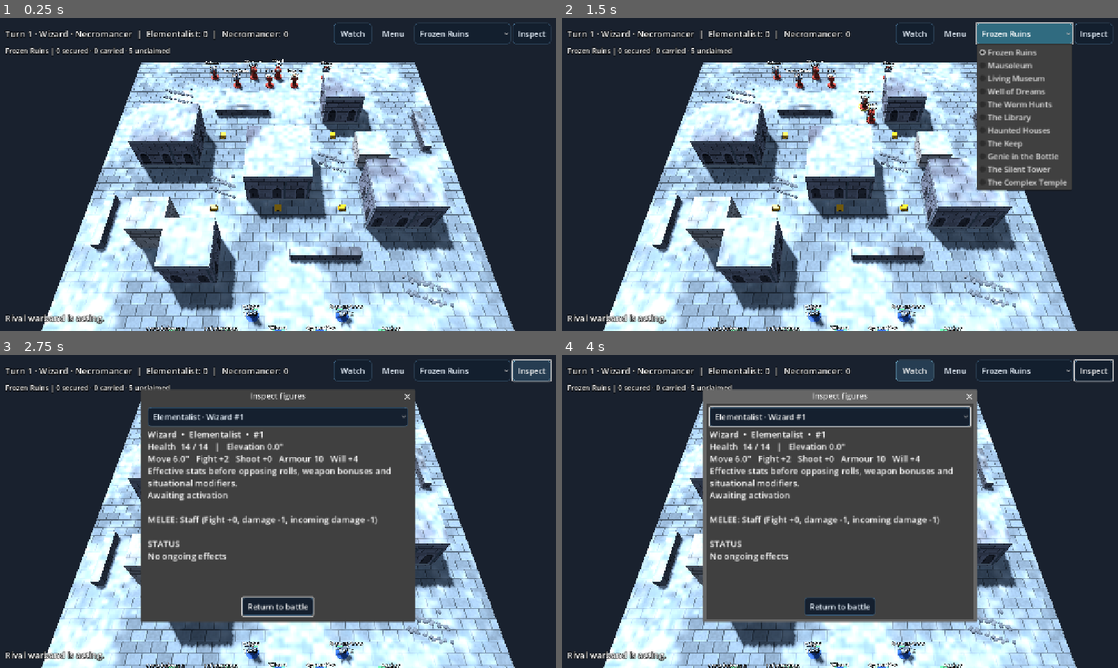
Above: before the commit, frames 1-4 (two rows, left to right).
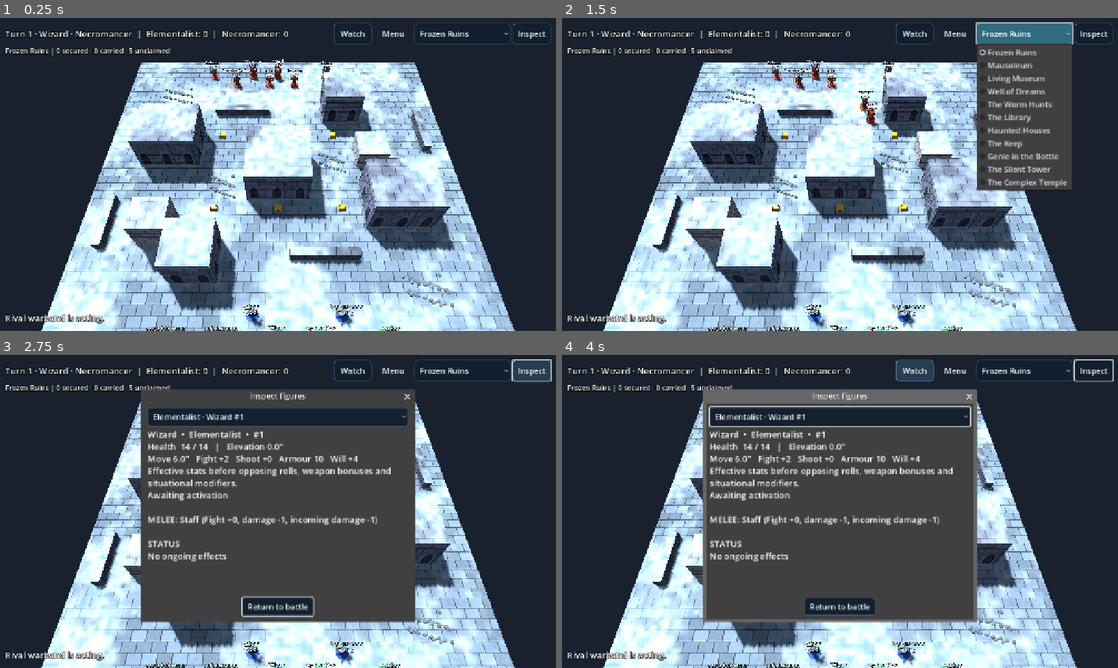
Above: after the commit, the same moments.

Repository: drag0nblad3/Frostgame
Game: Godot game, scene res://scenes/main.tscn
Two runs of this game, one before a commit and one after it. Both use one fixed random seed, a clock stepped at 60 frames per second and the inputs below.
Inputs:
- Up to frame 1 (0.25 s): no input
- Up to frame 2 (1.5 s): click "Watch" at 0.5 s; click "Frozen Ruins" at 1.25 s
- Up to frame 3 (2.75 s): click "Inspect" at 2 s
- Up to frame 4 (4 s): click "Elementalist · Wizard #1" at 2.75 s; click "Watch" at 3.5 s

The runs differ from the first frame. In frame 1, 0.2% of the frame differs, in the area x 37-71%, y 14-100%; in frame 2, 0.2%, in the area x 37-71%, y 15-100%; in frame 3, less than 0.1%; in frame 4, less than 0.1%.

Commit message:
Refine painted miniature silhouettes with folded cloaks, tapered limbs and sculpted weapon detail

Diff:
--- /dev/null
+++ b/src/view/cloth_sculpt.gd
@@ -0,0 +1,49 @@
+class_name ClothSculpt
+extends RefCounted
+## Folded cloth geometry. Each garment is one low-poly mesh instead of flat plates.
+
+
+static func cape(root: Node3D, color: Color, length: float, width: float = 0.35) -> void:
+	var surface := SurfaceTool.new()
+	surface.begin(Mesh.PRIMITIVE_TRIANGLES)
+	var points: Array[Vector3] = []
+	const FOLDS := 8
+	for j in 4:
+		var t := float(j) / 3.0
+		for i in FOLDS + 1:
+			var u := float(i) / float(FOLDS) * 2.0 - 1.0
+			var w := lerpf(0.22, width, t)
+			var y := 1.13 - length * t + 0.025 * sin(i * 2.2) * t
+			var z := 0.16 + 0.17 * t + 0.04 * cos(i * PI) * (0.45 + t) - 0.09 * u * u
+			points.append(Vector3(u * w, y, z))
+	for j in 3:
+		for i in FOLDS:
+			var a := j * (FOLDS + 1) + i
+			var b := a + FOLDS + 1
+			for k: int in [a, b, a + 1, a + 1, b, b + 1]:
+				surface.add_vertex(points[k])
+	surface.generate_normals()
+	var mesh := MiniatureFactory.mesh(root, surface.commit(), Vector3.ZERO, color)
+	var mat: StandardMaterial3D = mesh.material_override
+	mat.cull_mode = BaseMaterial3D.CULL_DISABLED
+	# Embroidered clasp and paired shoulders.
+	for x: float in [-0.16, 0.16]:
+		MiniatureFactory.sphere(root, Vector3(x, 1.14, -0.13), Vector3.ONE * 0.10, Color(0.76, 0.59, 0.27))
+
+
+static func robe(root: Node3D, color: Color) -> void:
+	var skirt := MiniatureFactory.cylinder(root, Vector3(0, 0.55, 0.0), 0.23, 0.37, 0.83, color)
+	skirt.scale.z = 0.75
+	for i in 10:
+		var angle := TAU * i / 10.0
+		var top := Vector3(cos(angle) * 0.21, 0.90, sin(angle) * 0.16)
+		var hem := Vector3(cos(angle) * 0.34, 0.17, sin(angle) * 0.25)
+		CreatureSculpt.limb(root, top, hem, 0.025, color.lightened(0.16), 0.6)
+	var trim := MiniatureFactory.cylinder(root, Vector3(0, 0.17, 0), 0.362, 0.37, 0.055, Color(0.69, 0.54, 0.29))
+	trim.scale.z = 0.75
+
+
+static func hood(root: Node3D, color: Color) -> void:
+	MiniatureFactory.sphere(root, Vector3(0, 1.37, 0.055), Vector3(0.45, 0.47, 0.43), color)
+	var collar := MiniatureFactory.cylinder(root, Vector3(0, 1.14, 0.01), 0.18, 0.27, 0.17, color.lightened(0.08))
+	collar.scale.z = 0.82
--- a/src/view/miniature_factory.gd
+++ b/src/view/miniature_factory.gd
@@ -32,19 +32,27 @@
 		var coat := Color(0.29, 0.38, 0.45) if undead else faction.darkened(0.30)
 		var metal := f.def.armour >= 11 and not caster
 		for x: float in [-0.13, 0.13]:
-			box(model, Vector3(x, 0.25, 0), Vector3(0.19, 0.35, 0.22), LEATHER)
-			box(model, Vector3(x, 0.10, -0.045), Vector3(0.21, 0.17, 0.30), LEATHER.darkened(0.25))
-		cylinder(model, Vector3(0, 0.57, 0), 0.22, 0.34 if caster else 0.25, 0.55, coat)
-		box(model, Vector3(0, 0.93, 0), Vector3(0.48, 0.46, 0.32), IRON if metal else coat)
+			CreatureSculpt.limb(model, Vector3(x * 0.86, 0.58, 0), Vector3(x * 1.14, 0.17, 0.035), 0.105, LEATHER, 0.81)
+			sphere(model, Vector3(x * 1.14, 0.10, -0.06), Vector3(0.21, 0.19, 0.33), LEATHER.darkened(0.25))
+		if caster:
+			ClothSculpt.robe(model, coat)
+		else:
+			cylinder(model, Vector3(0, 0.57, 0), 0.22, 0.25, 0.55, coat).scale.z = 0.78
+		sphere(model, Vector3(0, 0.93, 0), Vector3(0.53, 0.54, 0.37), IRON if metal else coat)
 		box(model, Vector3(0, 0.72, -0.18), Vector3(0.50, 0.085, 0.09), LEATHER)
 		for x: float in [-0.30, 0.30]:
-			box(model, Vector3(x, 0.92, 0), Vector3(0.16, 0.36, 0.18), IRON if metal else coat)
-			sphere(model, Vector3(x, 0.75, -0.07), Vector3.ONE * 0.14, skin)
+			CreatureSculpt.limb(model, Vector3(x * 0.86, 1.12, 0), Vector3(x * 1.14, 0.94, 0.015), 0.105, IRON if metal else coat)
+			CreatureSculpt.limb(model, Vector3(x * 1.14, 0.94, 0.015), Vector3(x * 1.20, 0.77, -0.09), 0.09, IRON if metal else coat)
+			sphere(model, Vector3(x * 1.20, 0.75, -0.09), Vector3.ONE * 0.15, skin)
 		sphere(model, Vector3(0, 1.30, -0.015), Vector3(0.32, 0.38, 0.31), skin)
 		if caster:
-			cylinder(model, Vector3(0, 1.50, 0), 0.10, 0.24, 0.26, faction.darkened(0.40))
-			cylinder(model, Vector3(0, 1.42, 0), 0.31, 0.31, 0.055, faction.darkened(0.35))
-			box(model, Vector3(0, 0.80, 0.19), Vector3(0.55, 0.90, 0.09), faction)
+			if f.def.role == "wizard":
+				cylinder(model, Vector3(0, 1.59, 0), 0.065, 0.24, 0.37, faction.darkened(0.40)).rotation.z = 0.12
+				cylinder(model, Vector3(0, 1.45, 0), 0.32, 0.32, 0.055, faction.darkened(0.35))
+				cylinder(model, Vector3(0, 1.51, 0), 0.20, 0.21, 0.06, Color(0.76, 0.59, 0.27))
+			else:
+				ClothSculpt.hood(model, faction.darkened(0.45))
+			ClothSculpt.cape(model, faction.darkened(0.12), 0.90 if f.def.role == "wizard" else 0.67)
 		elif metal:
 			sphere(model, Vector3(0, 1.36, 0.015), Vector3(0.38, 0.34, 0.35), IRON)
 			box(model, Vector3(0, 1.31, -0.18), Vector3(0.28, 0.075, 0.07), Color(0.08, 0.12, 0.16))
@@ -54,6 +62,10 @@
 		if demon:
 			for x: float in [-0.14, 0.14]:
 				cylinder(model, Vector3(x, 1.53, 0), 0.015, 0.08, 0.28, BONE.darkened(0.35))
+		if not metal and not undead:
+			for x: float in [-0.07, 0.07]:
+				sphere(model, Vector3(x, 1.33, -0.155), Vector3(0.041, 0.037, 0.026), Color(0.13, 0.12, 0.12))
+			sphere(model, Vector3(0, 1.28, -0.174), Vector3(0.066, 0.083, 0.081), skin.lightened(0.1))
 		WarbandSculpt.decorate(model, f, faction)
 		weapon(model, f)
 		if large:
@@ -67,12 +79,10 @@
 	var id := f.melee.id if f.melee != null else ""
 	match id:
 		"staff":
-			cylinder(model, Vector3(0.39, 0.92, -0.06), 0.045, 0.045, 1.70, LEATHER.lightened(0.15))
-			sphere(model, Vector3(0.39, 1.79, -0.06), Vector3.ONE * 0.17, Color(0.40, 0.83, 0.94))
+			WeaponSculpt.staff(model)
 		"hand_weapon", "two_handed", "dagger":
 			var length := 1.1 if id == "two_handed" else (0.35 if id == "dagger" else 0.76)
-			box(model, Vector3(0.39, 0.77 + length * 0.5, -0.07), Vector3(0.095, length, 0.045), IRON.lightened(0.35))
-			box(model, Vector3(0.39, 0.82, -0.07), Vector3(0.23, 0.065, 0.09), LEATHER)
+			WeaponSculpt.sword(model, length, id == "two_handed")
 	if f.ranged != null:
 		if f.ranged.id == "bow":
 			var points := [Vector3(-0.39, 0.37, -0.18), Vector3(-0.53, 0.58, -0.18), Vector3(-0.58, 0.91, -0.18), Vector3(-0.53, 1.24, -0.18), Vector3(-0.39, 1.45, -0.18)]
@@ -83,7 +93,7 @@
 			box(model, Vector3(-0.38, 0.85, -0.19), Vector3(0.11, 0.10, 0.60), LEATHER)
 			box(model, Vector3(-0.38, 0.88, -0.37), Vector3(0.65, 0.06, 0.10), IRON)
 	if f.def.shield:
-		cylinder(model, Vector3(-0.31, 0.84, -0.22), 0.24, 0.24, 0.085, IRON).rotation.x = PI * 0.5
+		WeaponSculpt.shield(model, f.def.id in ["knight", "templar"])
 
 
 static func construct(model: Node3D, faction: Color, size: float) -> void:
--- a/src/view/warband_sculpt.gd
+++ b/src/view/warband_sculpt.gd
@@ -24,8 +24,8 @@
 		if id == "knight":
 			MiniatureFactory.box(root, Vector3(0, 1.58, 0), Vector3(0.09, 0.18, 0.32), color.lightened(0.18))
 	elif id in ["ranger", "tracker", "thief", "treasure_hunter", "archer"]:
-		MiniatureFactory.sphere(root, Vector3(0, 1.36, 0.04), Vector3(0.44, 0.44, 0.38), color.darkened(0.55))
-		MiniatureFactory.box(root, Vector3(0, 0.82, 0.22), Vector3(0.47, 0.72, 0.10), color.darkened(0.45))
+		ClothSculpt.hood(root, color.darkened(0.55))
+		ClothSculpt.cape(root, color.darkened(0.45), 0.72, 0.27)
 		MiniatureFactory.box(root, Vector3(0.18, 0.66, -0.16), Vector3(0.18, 0.20, 0.13), HIDE)
 		if f.ranged != null:
 			CreatureSculpt.limb(root, Vector3(0.23, 0.68, 0.20), Vector3(0.12, 1.36, 0.26), 0.10, HIDE, 1.0)
@@ -39,5 +39,5 @@
 			MiniatureFactory.sphere(root, Vector3(x, 0.72, -0.22), Vector3(0.12, 0.17, 0.12), Color(0.40, 0.83, 0.55) if i % 2 == 0 else Color(0.54, 0.69, 0.95))
 			MiniatureFactory.cylinder(root, Vector3(x, 0.82, -0.22), 0.035, 0.035, 0.05, HIDE)
 	elif id == "vampire":
-		MiniatureFactory.box(root, Vector3(0, 0.92, 0.23), Vector3(0.60, 1.11, 0.11), Color(0.25, 0.06, 0.10))
+		ClothSculpt.cape(root, Color(0.25, 0.06, 0.10), 1.03, 0.37)
 		MiniatureFactory.box(root, Vector3(0, 1.32, 0.20), Vector3(0.57, 0.23, 0.09), Color(0.11, 0.10, 0.15))
--- /dev/null
+++ b/src/view/weapon_sculpt.gd
@@ -0,0 +1,72 @@
+class_name WeaponSculpt
+extends RefCounted
+## Bevelled blades, reinforced shields and carved staff crowns.
+
+const STEEL := Color(0.67, 0.73, 0.77)
+const BRASS := Color(0.76, 0.57, 0.26)
+const WOOD := Color(0.28, 0.19, 0.12)
+
+
+static func metal(node: MeshInstance3D) -> void:
+	var mat: StandardMaterial3D = node.material_override
+	mat.metallic = 0.55
+	mat.roughness = 0.38
+
+
+static func sword(root: Node3D, length: float, broad: bool) -> void:
+	var width := 0.13 if broad else 0.095
+	var x := 0.39
+	var bottom := 0.83
+	var blade := CylinderMesh.new()
+	blade.top_radius = width * 0.46
+	blade.bottom_radius = width * 0.65
+	blade.height = length * 0.85
+	blade.radial_segments = 4
+	var m := MiniatureFactory.mesh(root, blade, Vector3(x, bottom + length * 0.425, -0.08), STEEL)
+	m.scale.z = 0.40
+	metal(m)
+	var tip := CylinderMesh.new()
+	tip.top_radius = 0.0
+	tip.bottom_radius = blade.top_radius
+	tip.height = length * 0.15
+	tip.radial_segments = 4
+	var end := MiniatureFactory.mesh(root, tip, Vector3(x, bottom + length * 0.925, -0.08), STEEL.lightened(0.12))
+	end.scale.z = 0.40
+	metal(end)
+	metal(MiniatureFactory.box(root, Vector3(x, 0.80, -0.08), Vector3(width * 2.8, 0.055, 0.075), BRASS))
+	MiniatureFactory.cylinder(root, Vector3(x, 0.68, -0.08), 0.037, 0.037, 0.20, WOOD)
+	metal(MiniatureFactory.sphere(root, Vector3(x, 0.57, -0.08), Vector3.ONE * 0.105, BRASS))
+
+
+static func shield(root: Node3D, knight: bool) -> void:
+	var center := Vector3(-0.33, 0.84, -0.24)
+	var shield_color := Color(0.32, 0.42, 0.53)
+	var r := 0.27 if knight else 0.23
+	var rim := MiniatureFactory.cylinder(root, center, r, r, 0.075, BRASS)
+	rim.rotation.x = PI * 0.5
+	metal(rim)
+	var face := MiniatureFactory.cylinder(root, center + Vector3(0, 0, -0.05), r * 0.83, r * 0.83, 0.055, shield_color)
+	face.rotation.x = PI * 0.5
+	metal(MiniatureFactory.sphere(root, center + Vector3(0, 0, -0.10), Vector3.ONE * 0.15, STEEL))
+	for i in 8:
+		var angle := TAU * i / 8.0
+		metal(MiniatureFactory.sphere(root, center + Vector3(cos(angle) * r * 0.9, sin(angle) * r * 0.9, -0.047), Vector3.ONE * 0.037, STEEL))
+
+
+static func staff(root: Node3D) -> void:
+	MiniatureFactory.cylinder(root, Vector3(0.39, 0.92, -0.06), 0.041, 0.054, 1.68, WOOD.lightened(0.16))
+	for y: float in [0.35, 0.79, 1.55]:
+		metal(MiniatureFactory.cylinder(root, Vector3(0.39, y, -0.06), 0.059, 0.059, 0.075, BRASS))
+	for i in 3:
+		var angle := TAU * i / 3.0
+		var at := Vector3(0.39 + cos(angle) * 0.10, 1.79, -0.06 + sin(angle) * 0.10)
+		CreatureSculpt.limb(root, Vector3(0.39, 1.64, -0.06), at, 0.035, BRASS)
+	var crystal := CylinderMesh.new()
+	crystal.top_radius = 0.0
+	crystal.bottom_radius = 0.12
+	crystal.height = 0.23
+	crystal.radial_segments = 5
+	var gem := MiniatureFactory.mesh(root, crystal, Vector3(0.39, 1.82, -0.06), Color(0.35, 0.78, 0.88))
+	var mat: StandardMaterial3D = gem.material_override
+	mat.emission_enabled = true
+	mat.emission = Color(0.14, 0.35, 0.42)
